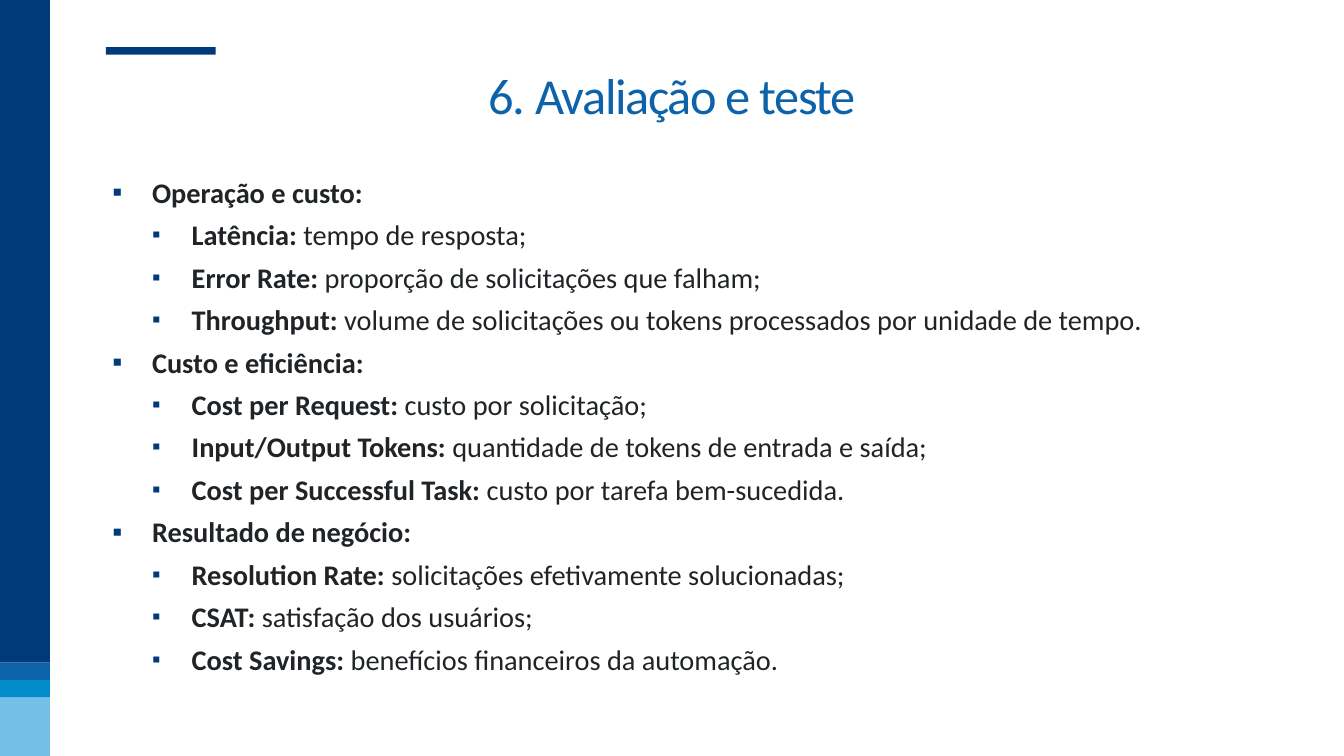
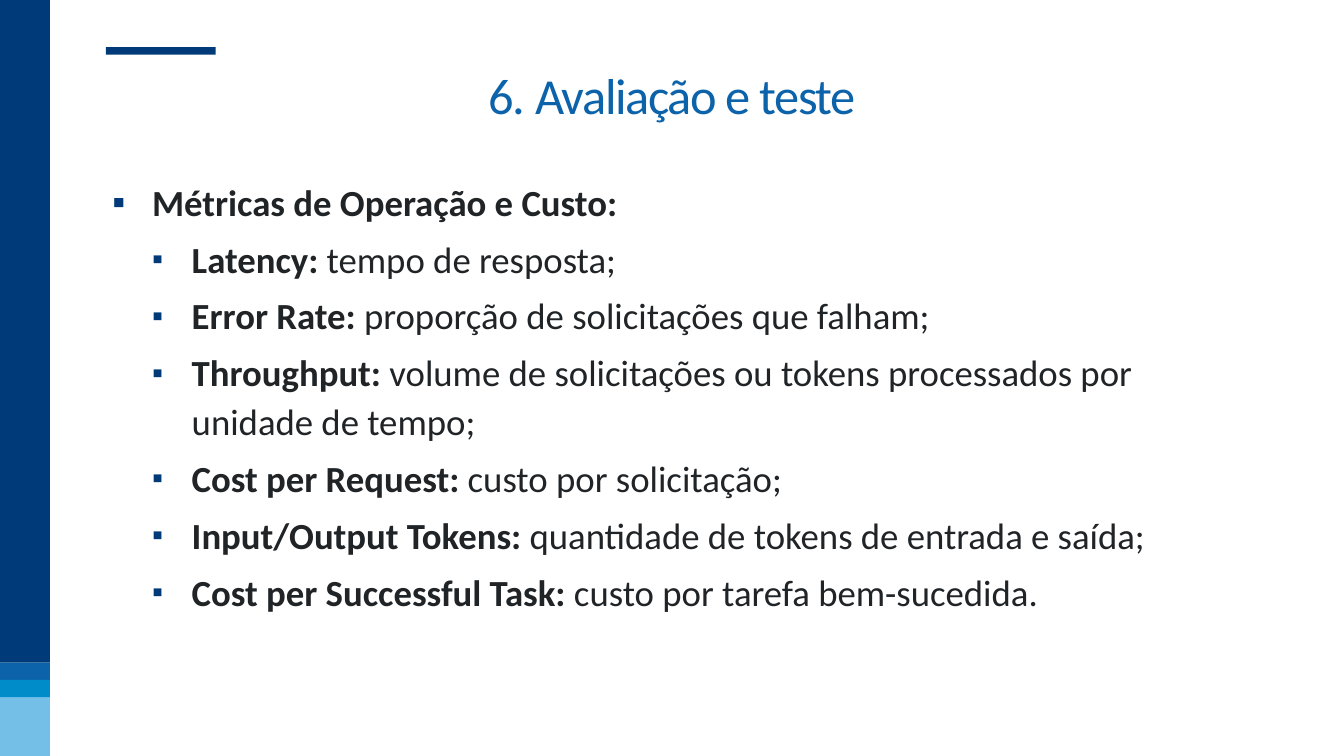
Before and after one commit to nogueira-cavalcante/FGV, a slide deck: slide 49 of MLOps - incorporando soluções aos processos de negócio/apresentações/02 - LLMOps.pptx (slide 42 before the commit). Drawn at 1344x756 pixels with LibreOffice and Linux fonts; fonts in the diff are those of the drawing; background and template pictures are left out. Boxes give left, top, right and bottom in pixels: in the first picture for what was removed or moved away, otherwise in the second. Text is boxed around its words. In the diff, an @@ line names an element or a change of style, - is before the commit and + after.

```diff
--- a/MLOps - incorporando soluções aos processos de negócio/apresentações/02 - LLMOps.pptx
+++ b/MLOps - incorporando soluções aos processos de negócio/apresentações/02 - LLMOps.pptx
@@ text at [152,190,618,279]: text changed; size 30.4 to 39.4 pt @@
-▪ Operação e custo:
-  ▪ Latência: tempo de resposta;
+▪ Métricas de Operação e Custo:
+  ▪ Latency: tempo de resposta;
@@ text at [192,303,1145,612]: size 30.4 to 39.4 pt in "Error Rate: proporção de solicitações que falham;", "Cost per Request: custo por solicitação;", "Input/Output Tokens: quantidade de tokens de entrada ...", "Cost per Successful Task: custo por tarefa ..."; line spacing 1 to 1.1 @@
@@ text at [192,360,1131,441]: text changed; size 30.4 to 39.4 pt @@
-  ▪ Throughput: volume de solicitações ou tokens processados por unidade de tempo.
-▪ Custo e eficiência:
+  ▪ Throughput: volume de solicitações ou tokens processados por unidade de tempo;
@@ text at [152,522,844,675]: paragraphs removed @@
-▪ Resultado de negócio:
-  ▪ Resolution Rate: solicitações efetivamente solucionadas;
-  ▪ CSAT: satisfação dos usuários;
-  ▪ Cost Savings: benefícios financeiros da automação.
```
Also in this commit, not shown: 9 other slides changed, 8 slides added, 1 slide removed, 2 other files.
